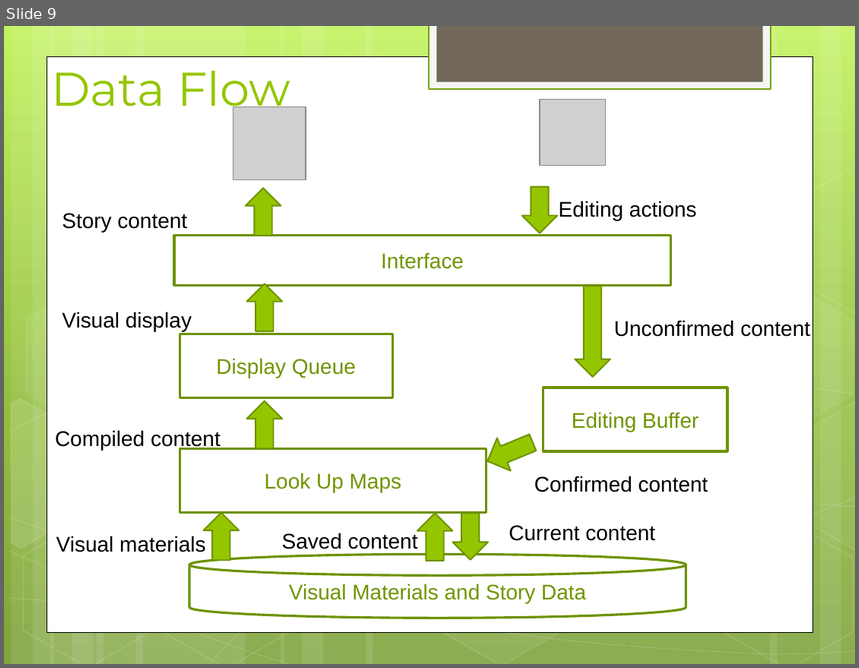
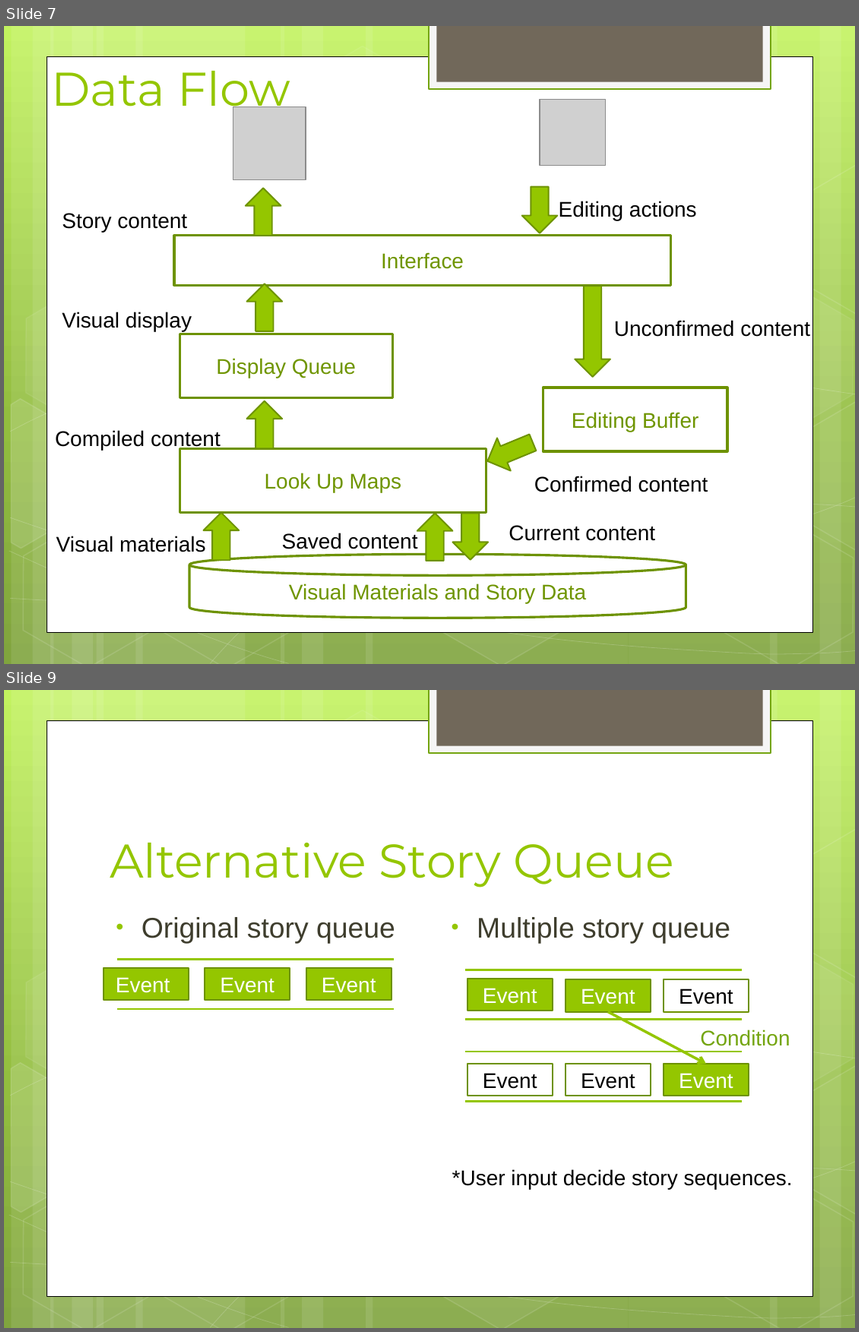
Before and after one commit to RimiChen/2016_V_SET, a slide deck: V-SET_v2_Final_Project.pptx. Shown one above the other, each under a label of ours: slide 9 before the commit, slides 7 and 9 after it; the slides between them are not shown. The pictures are 859x668 and 859x1332 pixels, drawn with LibreOffice and Linux fonts; fonts in the diff are those of the drawing; grey boxes stand for pictures. Boxes give left, top, right and bottom in pixels: in the first picture for what was removed or moved away, otherwise in the second. Text is boxed around its words. In the diff, an @@ line names an element or a change of style, - is before the commit and + after.

```diff
--- a/V-SET_v2_Final_Project.pptx
+++ b/V-SET_v2_Final_Project.pptx
@@ slide 9 added at (x1=4, y1=690, x2=855, y2=1328), background gradient #C3F35F to #93BF3F to #81A53E; not listed: 31 template elements that a slide beside it also shows @@
@@ title added at (x1=110, y1=843, x2=674, y2=888), 40 pt, text #94C600 @@
+Alternative Story Queue
@@ text added at (x1=142, y1=917, x2=395, y2=944), 24 pt, text #3E3D2D @@
+• Original story queue
@@ text added at (x1=477, y1=917, x2=731, y2=944), 24 pt, text #3E3D2D @@
+• Multiple story queue
@@ line added from (117, 960) to (394, 960), #94C600 1.75 pt @@
@@ rectangle added at (x1=104, y1=967, x2=189, y2=1000), fill #94C600, outline #6D9200 1.25 pt, 18 pt, text #FFFFFF @@
+Event
@@ rectangle added at (x1=205, y1=967, x2=290, y2=1000), fill #94C600, outline #6D9200 1.25 pt, 18 pt, text #FFFFFF @@
+Event
@@ rectangle added at (x1=306, y1=967, x2=392, y2=1000), fill #94C600, outline #6D9200 1.25 pt, 18 pt, text #FFFFFF @@
+Event
@@ line added from (465, 970) to (742, 970), #94C600 1.75 pt @@
@@ rectangle added at (x1=467, y1=979, x2=552, y2=1011), fill #94C600, outline #6D9200 1.25 pt, 18 pt, text #FFFFFF @@
+Event
@@ rectangle added at (x1=566, y1=980, x2=651, y2=1011), fill #94C600, outline #6D9200 1.25 pt, 18 pt, text #FFFFFF @@
+Event
@@ rectangle added at (x1=664, y1=980, x2=749, y2=1011), outline #6D9200 1.25 pt, 18 pt, text #000000 @@
+Event
@@ line added from (117, 1009) to (394, 1009), #94C600 1.75 pt @@
@@ line added from (465, 1019) to (742, 1019), #94C600 1.75 pt @@
@@ arrow added from (608, 1011) to (706, 1064), #94C600 2.25 pt @@
@@ text added at (x1=700, y1=1030, x2=790, y2=1046), 18 pt, text #74A510 @@
+Condition
@@ line added from (465, 1052) to (742, 1052), #94C600 1.75 pt @@
@@ rectangle added at (x1=467, y1=1064, x2=552, y2=1096), outline #6D9200 1.25 pt, 18 pt, text #000000 @@
+Event
@@ rectangle added at (x1=566, y1=1064, x2=651, y2=1096), outline #6D9200 1.25 pt, 18 pt, text #000000 @@
+Event
@@ rectangle added at (x1=664, y1=1064, x2=749, y2=1096), fill #94C600, outline #6D9200 1.25 pt, 18 pt, text #FFFFFF @@
+Event
@@ line added from (465, 1101) to (742, 1101), #94C600 1.75 pt @@
@@ text added at (x1=452, y1=1170, x2=793, y2=1189), 18 pt, text #000000 @@
+*User input decide story sequences.
@@ what was slide 9 is now slide 7 @@
```
Also in this commit, not shown: 5 slides changed, 6 other slides added, 3 slides removed, 45 other files.
